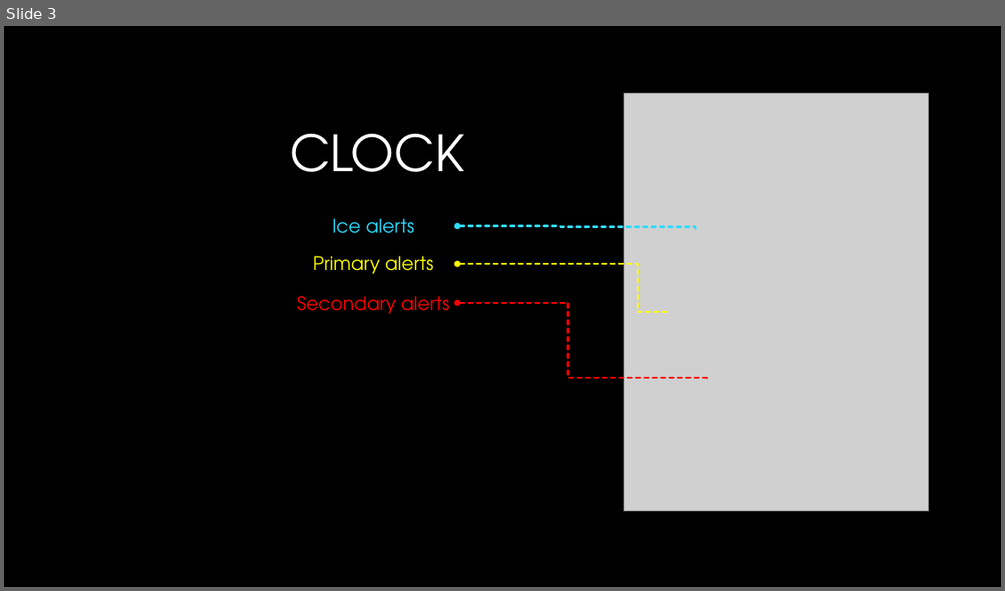
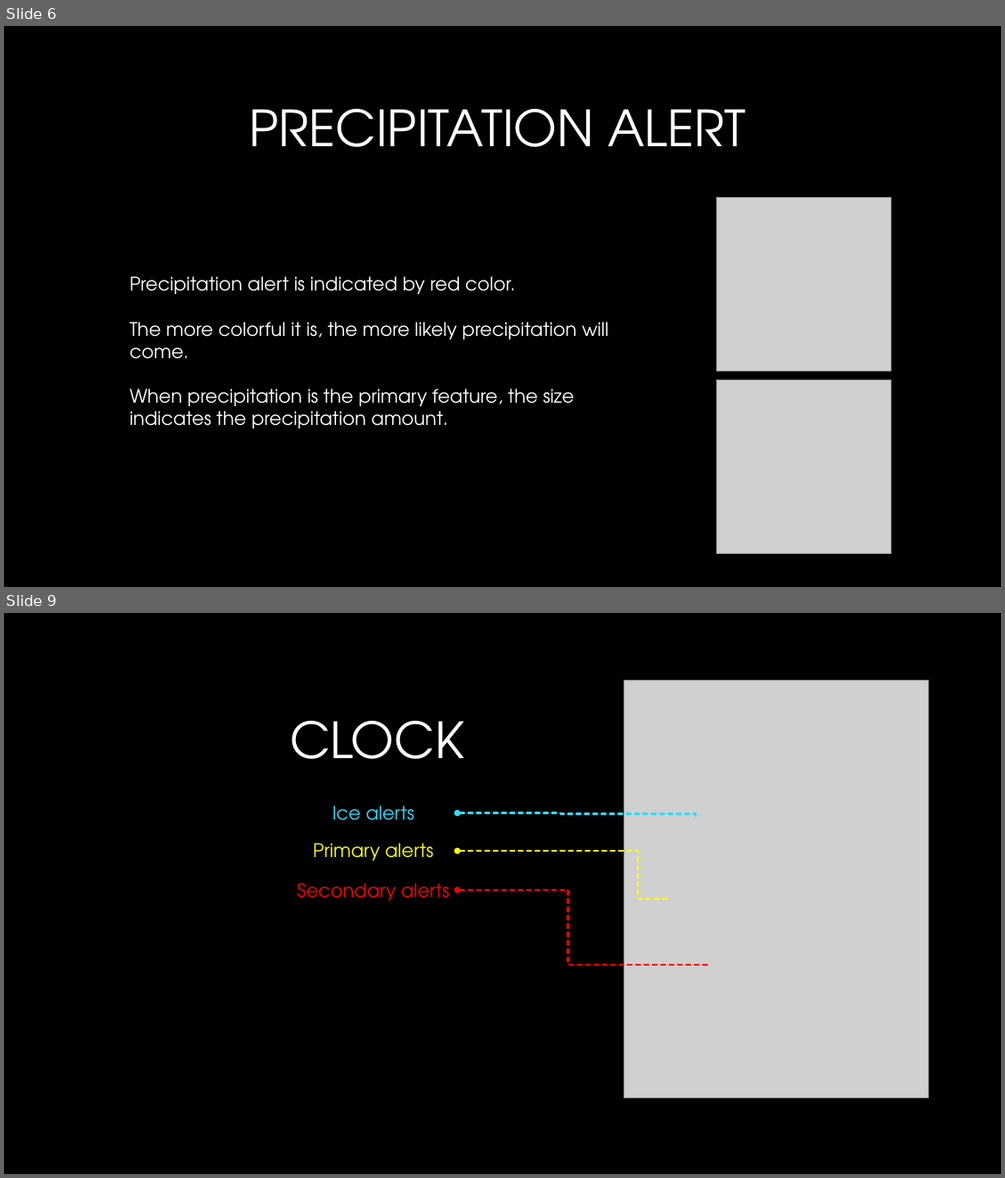
Before and after one commit to alessandroame/FitBit-WeatherNerd-Watchface, a slide deck: WeatherNerd - User manual.pptx. Shown one above the other, each under a label of ours: slide 3 before the commit, slides 6 and 9 after it; the slides between them are not shown. The pictures are 1005x591 and 1005x1178 pixels, drawn with LibreOffice and Linux fonts; fonts in the diff are those of the drawing; grey boxes stand for pictures; background and template pictures are left out. Boxes give left, top, right and bottom in pixels: in the first picture for what was removed or moved away, otherwise in the second. Text is boxed around its words. In the diff, an @@ line names an element or a change of style, - is before the commit and + after.

```diff
--- a/WeatherNerd - User manual.pptx
+++ b/WeatherNerd - User manual.pptx
@@ slide 6 added at <box>4,26,1001,587</box>, background picture (left out) @@
@@ title added at <box>250,109,746,147</box>, 48 pt, text gradient #FFFFFF to #A6A6A6 @@
+PRECIPITATION ALERT
@@ picture added at <box>717,197,890,370</box> @@
@@ text added at <box>129,276,608,428</box>, 18 pt, text #FFFFFF @@
+Precipitation alert is indicated by red color.
+The more colorful it is, the more likely precipitation will come.
+When precipitation is the primary feature, the size indicates the precipitation amount.
@@ picture added at <box>717,379,890,553</box> @@
@@ what was slide 3 is now slide 9 @@
```
Also in this commit, not shown: 2 slides changed, 5 other slides added, 1 slide removed.
